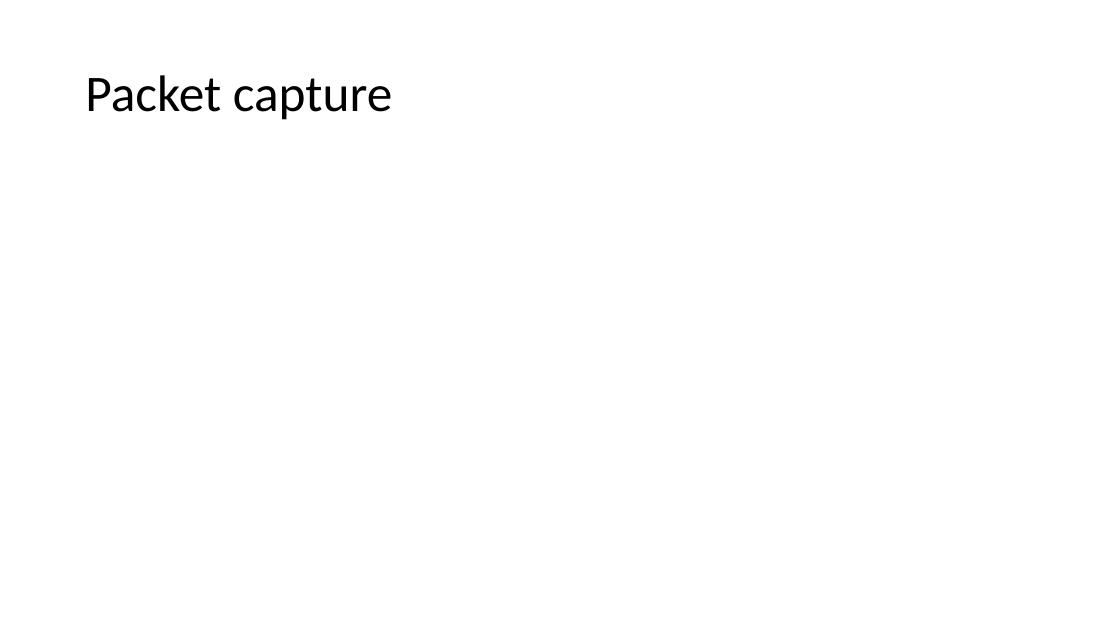
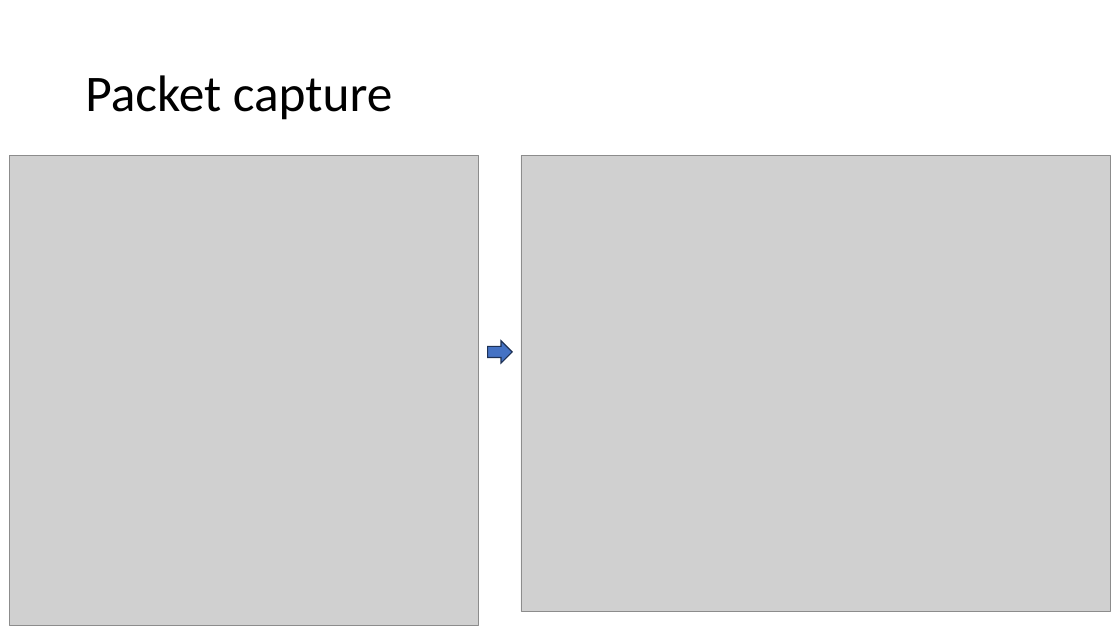
Before and after one commit to kalv25/azure-network-watcher, a slide deck: slide 14 of slides/working-with-azure-network-watcher.ppt. Drawn at 1120x630 pixels with LibreOffice and Linux fonts; fonts in the diff are those of the drawing; grey boxes stand for pictures. Boxes give left, top, right and bottom in pixels: in the first picture for what was removed or moved away, otherwise in the second. Text is boxed around its words. In the diff, an @@ line names an element or a change of style, - is before the commit and + after.

```diff
--- a/slides/working-with-azure-network-watcher.ppt
+++ b/slides/working-with-azure-network-watcher.ppt
@@ picture added at bbox=[9, 155, 479, 625] @@
@@ picture added at bbox=[521, 155, 1111, 612] @@
@@ right arrow added at bbox=[488, 341, 513, 363], fill #4472C4, outline #1E3256 1 pt @@
```
Also in this commit, not shown: 1 other file.
